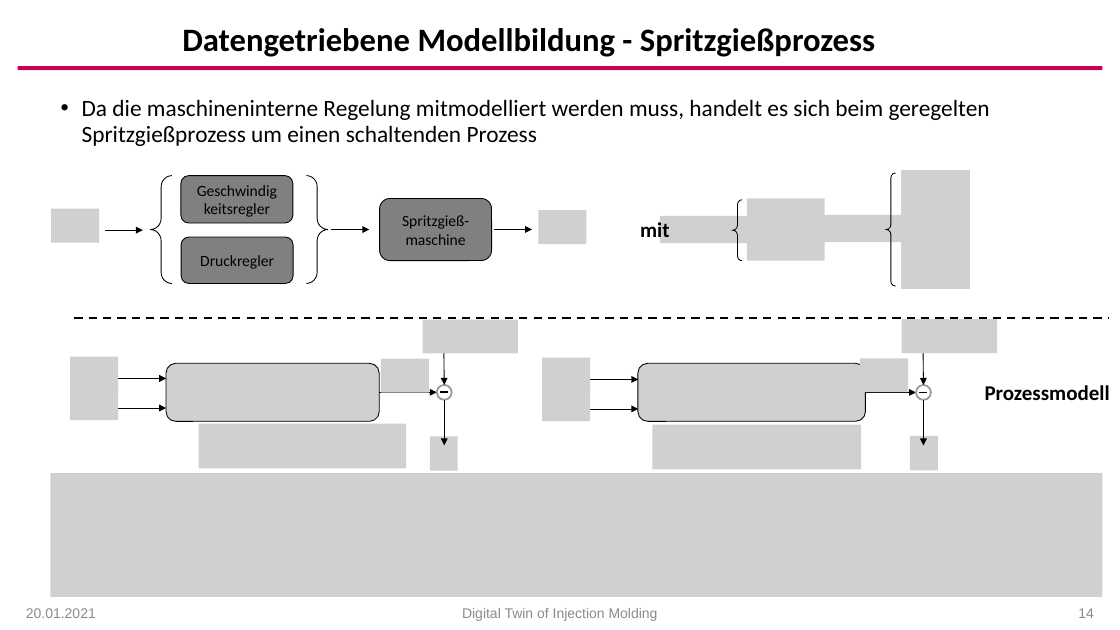
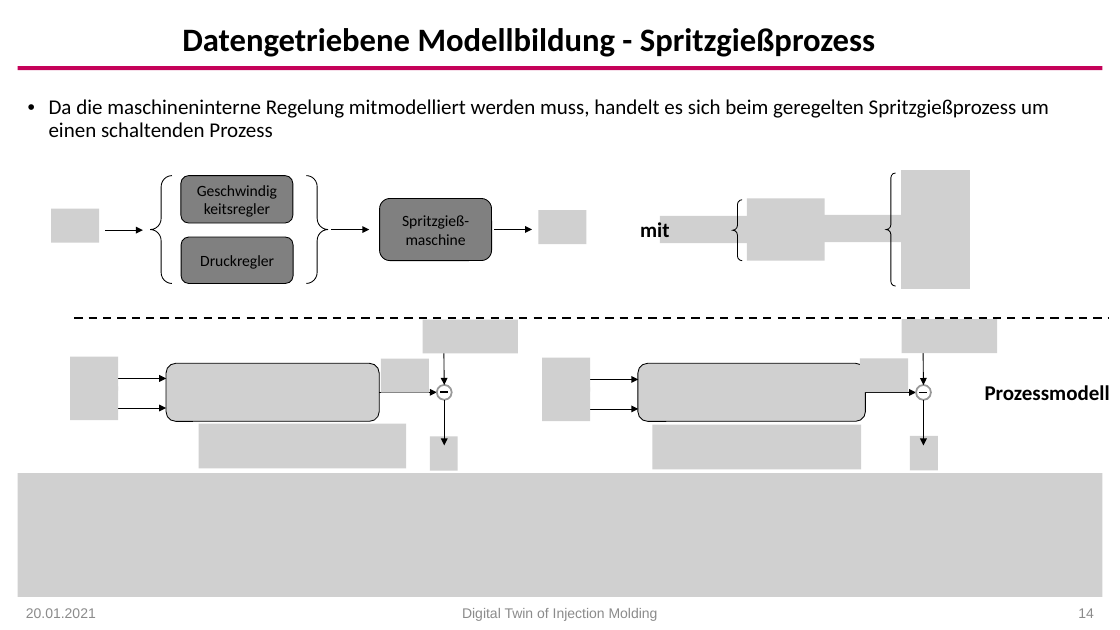
Before and after one commit to arehmer/DigitalTwinInjectionMoulding, a slide deck: slide 14 of Präsentationen/Kick-Off.pptx. Drawn at 1120x630 pixels with LibreOffice and Linux fonts; fonts in the diff are those of the drawing; grey boxes stand for pictures; background and template pictures are left out. Boxes give left, top, right and bottom in pixels: in the first picture for what was removed or moved away, otherwise in the second. Text is boxed around its words. In the diff, an @@ line names an element or a change of style, - is before the commit and + after.

```diff
--- a/Präsentationen/Kick-Off.pptx
+++ b/Präsentationen/Kick-Off.pptx
@@ text "Da die maschineninterne Regelung mitmodelliert ...": place and size @@
-text "Da die maschineninterne Regelung mitmodelliert ..." at [82, 99, 990, 146]
+text "Da die maschineninterne Regelung mitmodelliert ..." at [49, 99, 1049, 137]
@@ text "Da die maschineninterne Regelung mitmodelliert ..." at [49, 99, 1049, 137]: size 20 to 18 pt @@
@@ picture: place and size @@
-picture at [50, 473, 1102, 597]
+picture at [18, 473, 1102, 597]
```
Also in this commit, not shown: 9 other slides changed, 5 slides added, 1 slide removed, 2 other files.
